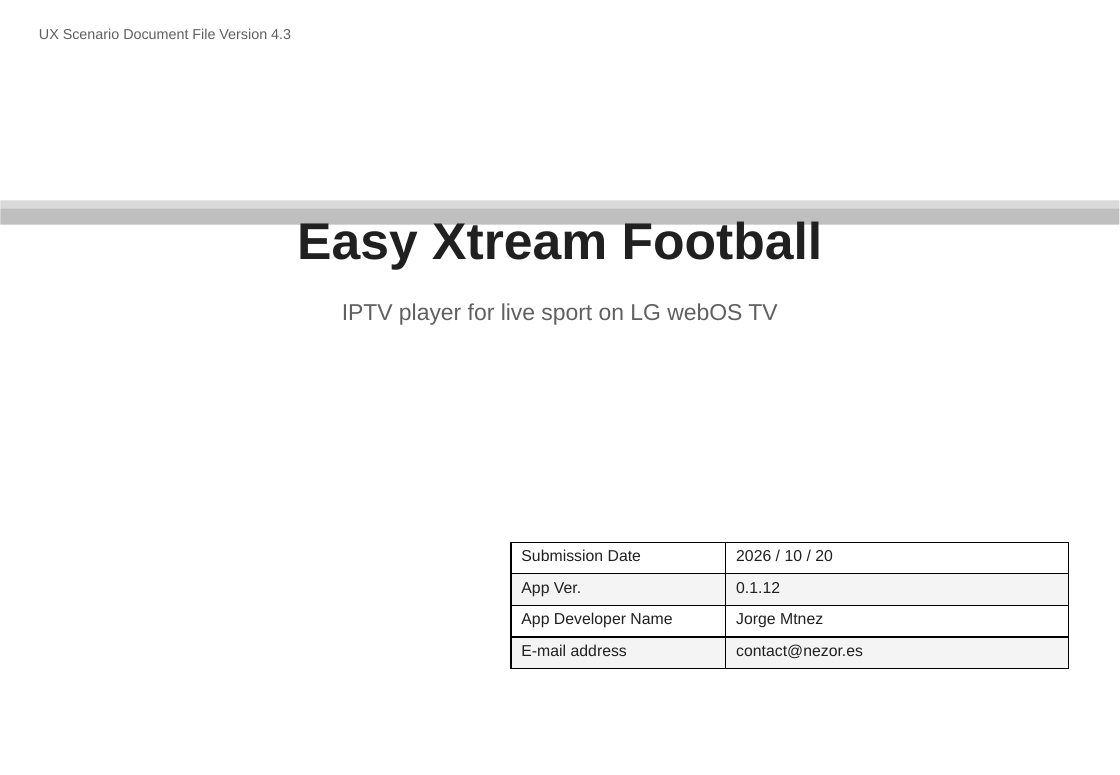
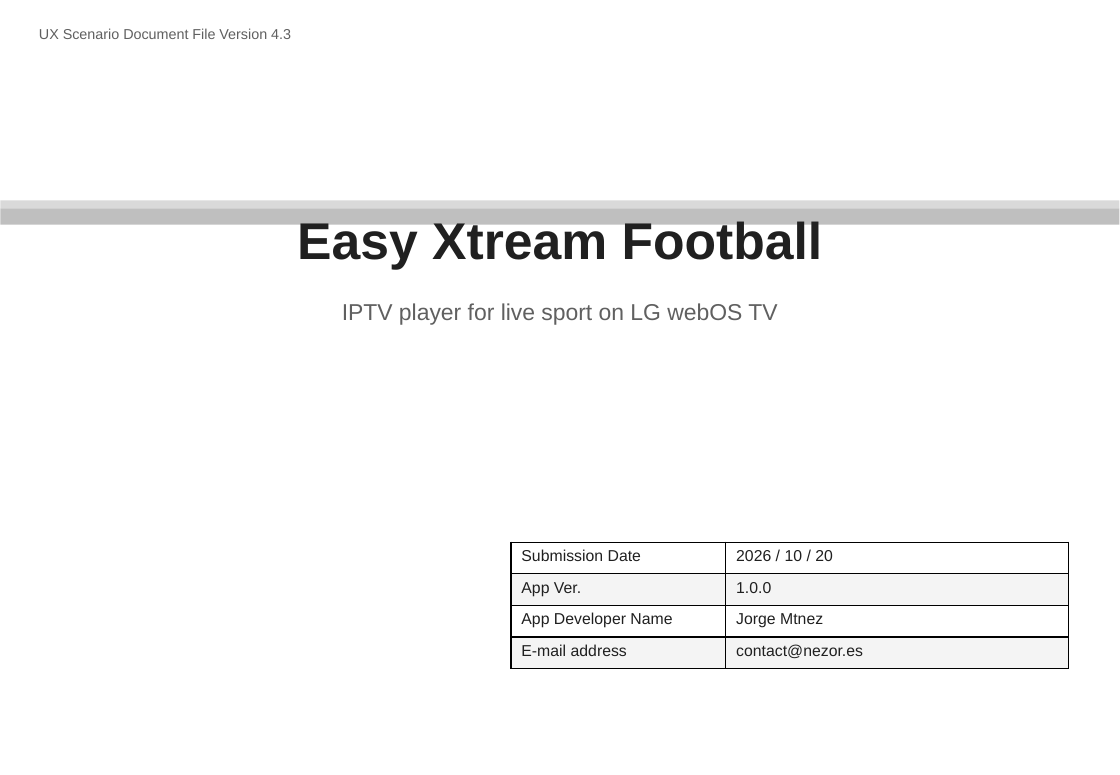
Before and after one commit to nezor11/easy-xtream-football, a slide deck: slide 1 of docs/store-assets/lg/ux_scenario_easy_xtream_football.pptx. Drawn at 1120x775 pixels with LibreOffice and Linux fonts; fonts in the diff are those of the drawing; background and template pictures are left out. Boxes give left, top, right and bottom in pixels: in the first picture for what was removed or moved away, otherwise in the second. Text is boxed around its words. In the diff, an @@ line names an element or a change of style, - is before the commit and + after.

```diff
--- a/docs/store-assets/lg/ux_scenario_easy_xtream_football.pptx
+++ b/docs/store-assets/lg/ux_scenario_easy_xtream_football.pptx
@@ table at (x1=510, y1=542, x2=1068, y2=668) @@
-row 2, column 2: 0.1.12
+row 2, column 2: 1.0.0
```
Also in this commit, not shown: 2 other slides changed, 2 other files.
